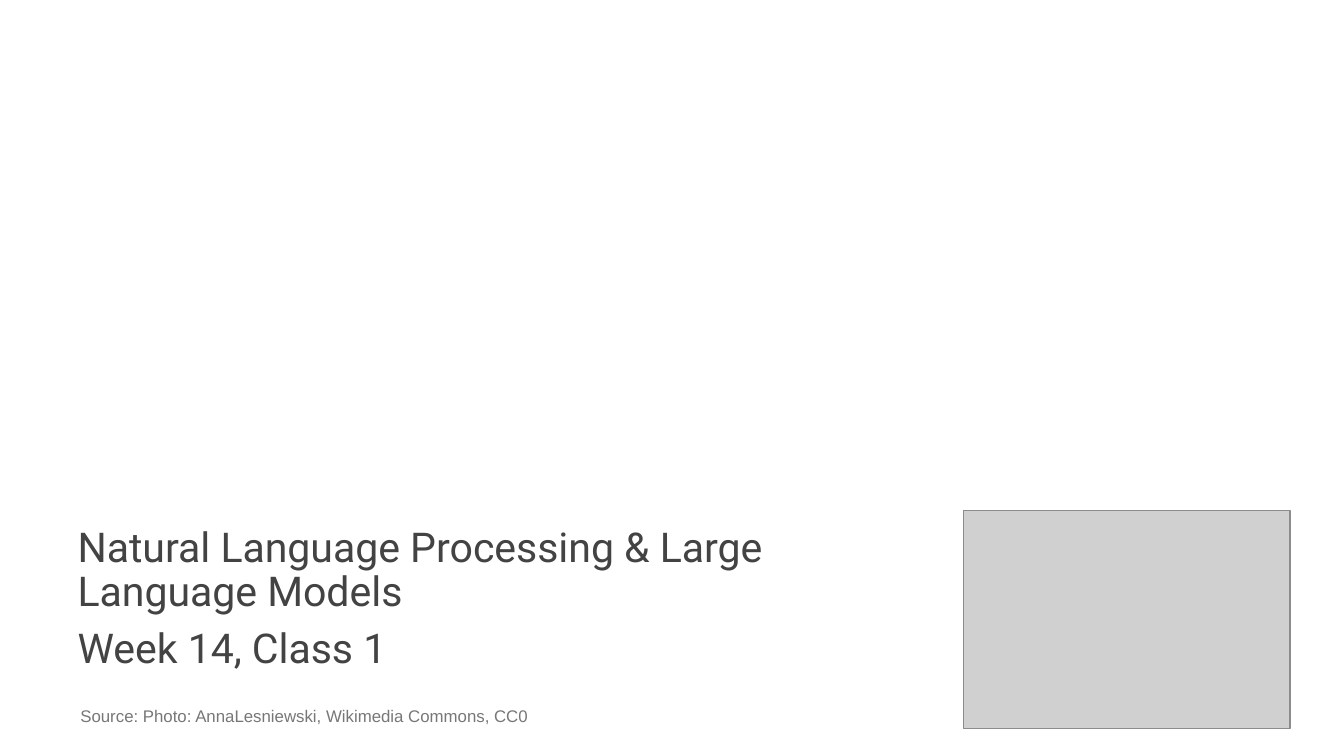
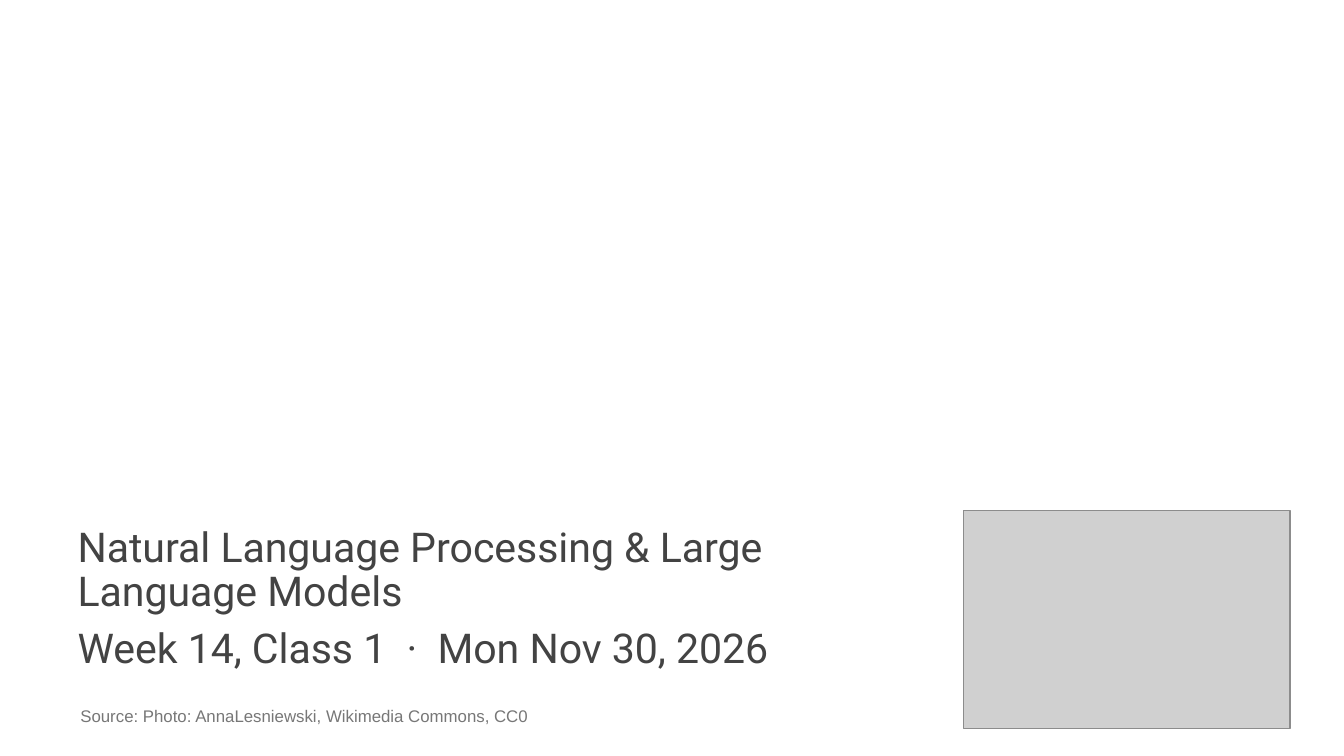
Before and after one commit to edavalosanaya/CSCI3495_NLP_LLMs_Student, a slide deck: slide 1 of weeks/week-14/class-01/lecture/slides.pptx. Drawn at 1344x756 pixels with LibreOffice and Linux fonts; fonts in the diff are those of the drawing; grey boxes stand for pictures; background and template pictures are left out. Boxes give left, top, right and bottom in pixels: in the first picture for what was removed or moved away, otherwise in the second. Text is boxed around its words. In the diff, an @@ line names an element or a change of style, - is before the commit and + after.

```diff
--- a/weeks/week-14/class-01/lecture/slides.pptx
+++ b/weeks/week-14/class-01/lecture/slides.pptx
@@ subtitle at bbox=[78, 632, 768, 669]: text changed @@
-Week 14, Class 1
+Week 14, Class 1 · Mon Nov 30, 2026
```
Also in this commit, not shown: 35 other files.
